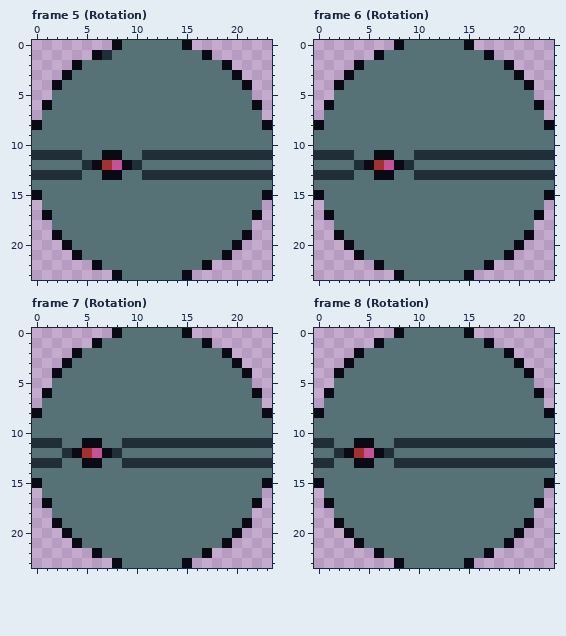
Pixel-art file: wip_art/doom-star2.aseprite. The first picture shows the starting point.
24x24 pixels, 24 frames. Shown: frame 5 (Rotation), frame 6 (Rotation), frame 7 (Rotation), frame 8 (Rotation). The commit also changed other frames, which this record leaves out.
After the commit:
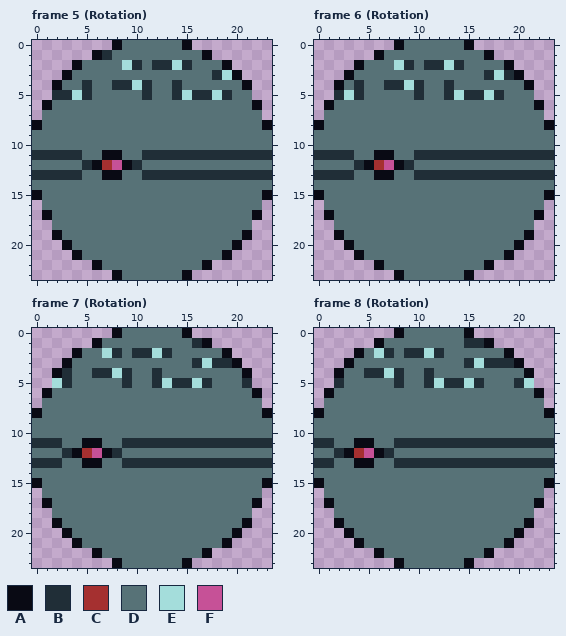
Palette (. is transparent): A #090a14  B #202e37  C #a53030  D #577277  E #a4dddb  F #c65197
Diff:
--- frame 5 (Rotation)
@@ x 0..23 @@
  1 ......ABDDDDDDDDDA......
- 2 ....ADDDDDDDDDDDDDDA....
- 3 ...ADDDDDDDDDDDDDDDDA...
- 4 ..ADDDDDDDDDDDDDDDDDDA..
- 5 ..DDDDDDDDDDDDDDDDDDDD..
+ 2 ....ADDDDEBDBBEBDDDA....
+ 3 ...ADDDDDDDDDDDDDDBEA...
+ 4 ..ADDBDDBBEBDDBDDDDDDA..
+ 5 ..BBEBDDDDDBDDBEBBEBDD..
  6 .ADDDDDDDDDDDDDDDDDDDDA.
--- frame 6 (Rotation)
@@ x 0..23 @@
  1 ......ADDDDDDDDDDA......
- 2 ....ADDDDDDDDDDDDDDA....
- 3 ...ADDDDDDDDDDDDDDDDA...
- 4 ..ADDDDDDDDDDDDDDDDDDA..
- 5 ..DDDDDDDDDDDDDDDDDDDD..
+ 2 ....ADDDEBDBBEBDDDDA....
+ 3 ...ADDDDDDDDDDDDDBEBA...
+ 4 ..ADBDDBBEBDDBDDDDDDDA..
+ 5 ..BEBDDDDDBDDBEBBEBDDD..
  6 .ADDDDDDDDDDDDDDDDDDDDA.
--- frame 7 (Rotation)
@@ x 0..23 @@
  0 ........ADDDDDDA........
- 1 ......ADDDDDDDDDDA......
- 2 ....ADDDDDDDDDDDDDDA....
- 3 ...ADDDDDDDDDDDDDDDDA...
- 4 ..ADDDDDDDDDDDDDDDDDDA..
- 5 ..DDDDDDDDDDDDDDDDDDDD..
+ 1 ......ADDDDDDDDDBA......
+ 2 ....ADDEBDBBEBDDDDDA....
+ 3 ...ADDDDDDDDDDDDBEBBA...
+ 4 ..ABDDBBEBDDBDDDDDDDDA..
+ 5 ..EBDDDDDBDDBEBBEBDDDB..
  6 .ADDDDDDDDDDDDDDDDDDDDA.
--- frame 8 (Rotation)
@@ x 0..23 @@
  0 ........ADDDDDDA........
- 1 ......ADDDDDDDDDDA......
- 2 ....ADDDDDDDDDDDDDDA....
- 3 ...ADDDDDDDDDDDDDDDDA...
- 4 ..ADDDDDDDDDDDDDDDDDDA..
- 5 ..DDDDDDDDDDDDDDDDDDDD..
+ 1 ......ADDDDDDDDBBA......
+ 2 ....ADEBDBBEBDDDDDDA....
+ 3 ...ADDDDDDDDDDDBEBBBA...
+ 4 ..ADDBBEBDDBDDDDDDDDDA..
+ 5 ..BDDDDDBDDBEBBEBDDDBE..
  6 .ADDDDDDDDDDDDDDDDDDDDA.
